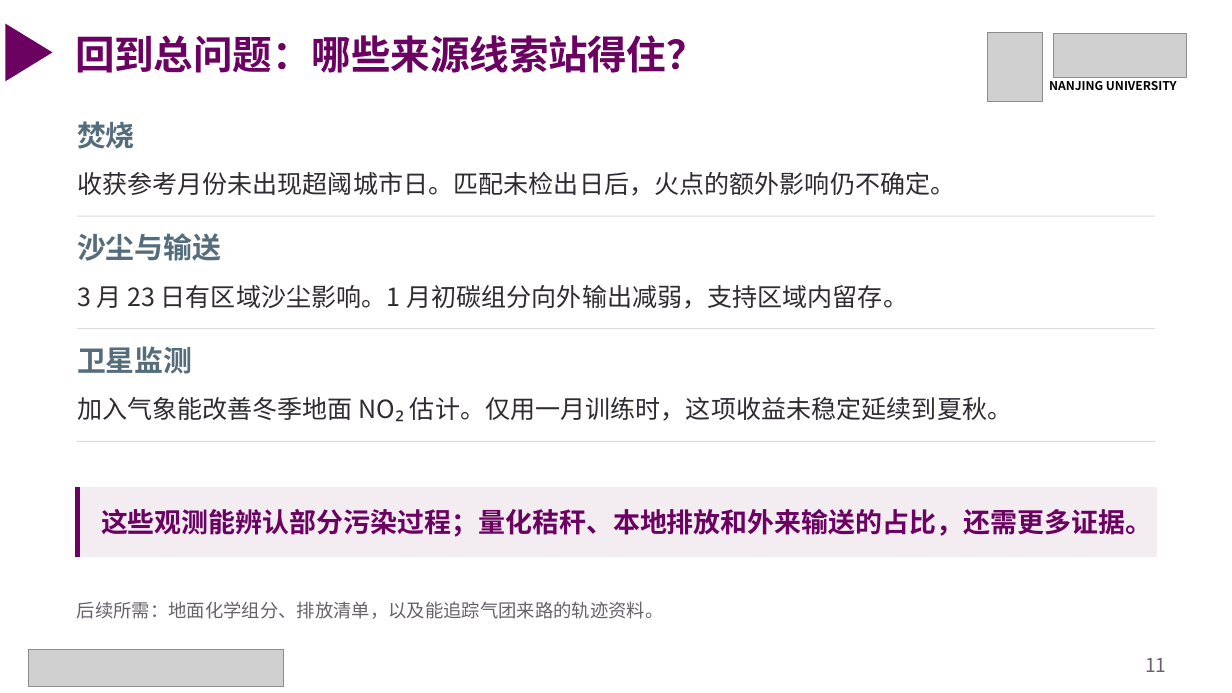
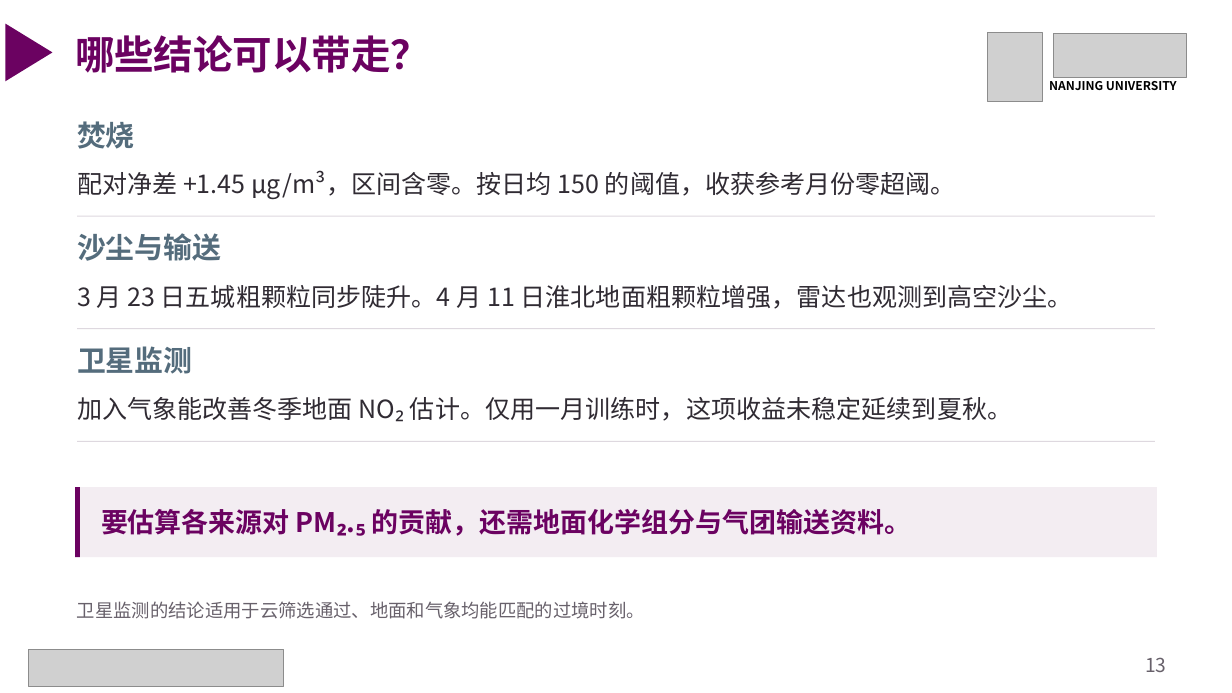
Before and after one commit to gxm-nju/china-air-pollution, a slide deck: slide 13 of docs/课堂展示.pptx (slide 11 before the commit). Drawn at 1232x693 pixels with LibreOffice and Linux fonts; fonts in the diff are those of the drawing; grey boxes stand for pictures. Boxes give left, top, right and bottom in pixels: in the first picture for what was removed or moved away, otherwise in the second. Text is boxed around its words. In the diff, an @@ line names an element or a change of style, - is before the commit and + after.

Commit message:
完成120段城市污染过程筛查并发布实验总说明

```diff
--- a/docs/课堂展示.pptx
+++ b/docs/课堂展示.pptx
@@ text at (75, 35, 430, 73): text changed @@
-回到总问题：哪些来源线索站得住？
+哪些结论可以带走？
@@ text at (77, 170, 956, 199): text changed @@
-收获参考月份未出现超阈城市日。匹配未检出日后，火点的额外影响仍不确定。
+配对净差 +1.45 µg/m³，区间含零。按日均 150 的阈值，收获参考月份零超阈。
@@ text at (77, 285, 1073, 309): text changed @@
-3 月 23 日有区域沙尘影响。1 月初碳组分向外输出减弱，支持区域内留存。
+3 月 23 日五城粗颗粒同步陡升。4 月 11 日淮北地面粗颗粒增强，雷达也观测到高空沙尘。
@@ text at (101, 509, 911, 536): text changed @@
-这些观测能辨认部分污染过程；量化秸秆、本地排放和外来输送的占比，还需更多证据。
+要估算各来源对 PM₂.₅ 的贡献，还需地面化学组分与气团输送资料。
@@ text at (77, 601, 645, 619): text changed @@
-后续所需：地面化学组分、排放清单，以及能追踪气团来路的轨迹资料。
+卫星监测的结论适用于云筛选通过、地面和气象均能匹配的过境时刻。
@@ text at (1145, 657, 1166, 672): text changed @@
-11
+13
```
Also in this commit, not shown: 7 other slides changed, 3 slides added, 1 slide removed, 20 other files.
